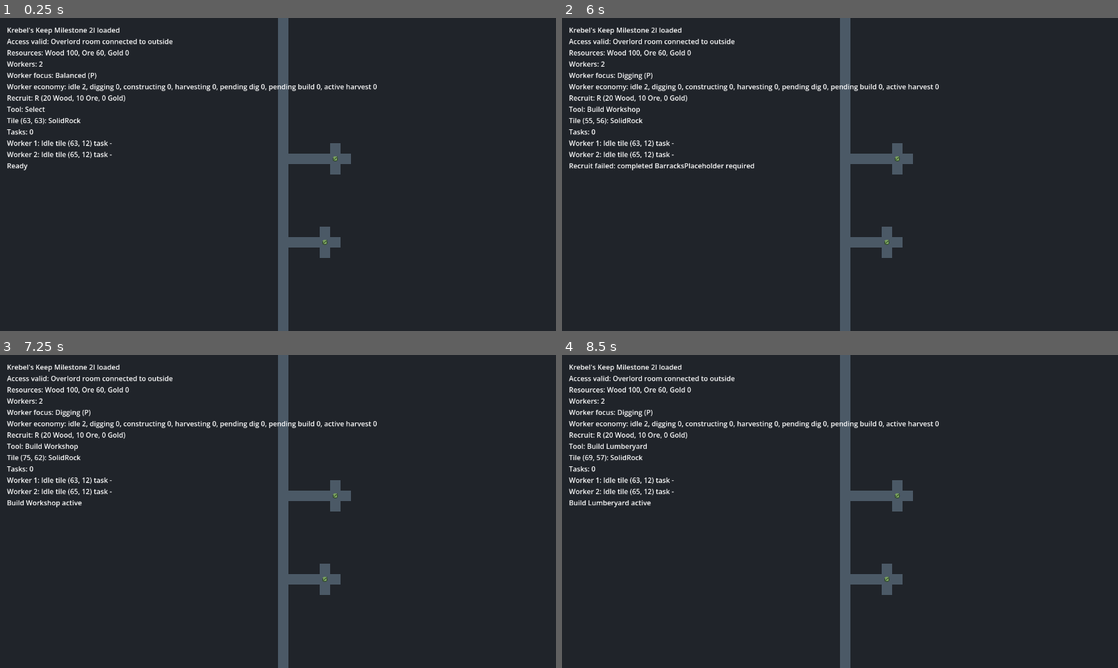
Above: before the commit, frames 1-4 (two rows, left to right).
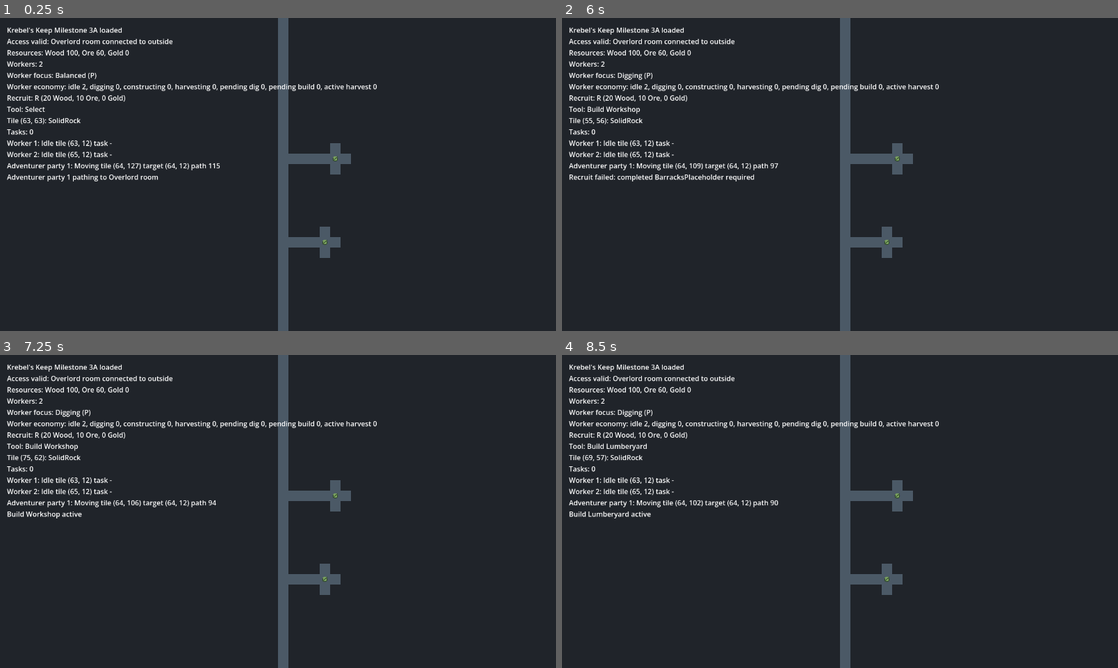
Above: after the commit, the same moments.

Repository: Servovicis/KrebelsKeep
Game: Godot game, scene res://scenes/main/Main.tscn
Same seed, same stepped clock (60 frames per second), same inputs: the game is played once before the commit and once after it.
Inputs (mouse positions are in pixels of both pictures, inside the frame that each line leads up to):
- Up to frame 1 (0.25 s): no input
- Up to frame 2 (6 s): tap Enter at 0.5, 2, 3.5 s; move the mouse to (962, 158) at 0.52 s; tap S (camera_down) at 0.6 s; tap H (tool_build_workshop) at 0.77, 1.52, 3.02, 3.77, 4.52 s; tap Space at 1.25, 2.75, 4.25 s; move the mouse to (728, 190) at 1.27 s; tap A (camera_left) at 1.35 s; move the mouse to (895, 105) at 2.02 s; tap D (camera_right) at 2.1 s; move the mouse to (812, 237) at 2.77 s; tap W (camera_up) at 2.85 s; move the mouse to (1006, 221) at 3.52 s; hold Mouse wheel up (camera_zoom_in) 3.53-4.28 s; move the mouse to (673, 127) at 4.27 s; tap Mouse wheel down (camera_zoom_out) at 4.35 s; move the mouse to (867, 174) at 5.02 s; hold P (cycle_worker_focus) 5.03-5.78 s; move the mouse to (756, 96) at 5.77 s; tap R (recruit_worker) at 5.85 s
- Up to frame 3 (7.25 s): tap H (tool_build_workshop) at 6.02, 6.77 s; move the mouse to (400, 495) at 6.52 s; press the mouse at (400, 495) at 6.53 s
- Up to frame 4 (8.5 s): move the mouse to (728, 527) at 7.27 s; release the mouse at (728, 527) at 7.28 s; tap B (tool_build_barracks) at 7.35 s; tap H (tool_build_workshop) at 7.52 s; move the mouse to (895, 442) at 8.02 s; hold L (tool_build_lumberyard) from 8.03 s (still down)

The runs differ from the first frame. In frame 1, 0.6% of the frame differs, in the area x 1-40%, y 3-53%; in frame 2, 0.8%, in the area x 1-39%, y 3-53%; in frame 3, 0.5%; in frame 4, 0.6%.

Commit message:
feat: add adventurer pathing stub

Diff:
--- /dev/null
+++ b/scripts/core/adventurer_party.gd
@@ -0,0 +1,17 @@
+class_name AdventurerParty
+extends RefCounted
+
+enum PartyState {
+	PATHING,
+	MOVING,
+	REACHED_TARGET,
+	BLOCKED,
+}
+
+var id := 0
+var tile_position := Vector2i.ZERO
+var world_position := Vector2.ZERO
+var target_tile := Vector2i.ZERO
+var path: Array[Vector2i] = []
+var state: PartyState = PartyState.PATHING
+var reached_target := false
--- a/scripts/core/main.gd
+++ b/scripts/core/main.gd
@@ -9,6 +9,7 @@
 const ConstructionTaskScript := preload("res://scripts/core/construction_task.gd")
 const HarvestTaskScript := preload("res://scripts/core/harvest_task.gd")
 const WorkerAgentScript := preload("res://scripts/core/worker_agent.gd")
+const AdventurerPartyScript := preload("res://scripts/core/adventurer_party.gd")
 
 const TILE_SIZE := 32
 const CAMERA_SPEED := 600.0
@@ -41,7 +42,11 @@
 const COLOR_WORKER_HARVESTING := Color("b7d66a")
 const COLOR_WORKER_DEPOSITING := Color("f3a35c")
 const COLOR_WORKER_BLOCKED := Color("d95f5f")
+const COLOR_ADVENTURER_MOVING := Color("f1d15c")
+const COLOR_ADVENTURER_REACHED := Color("e8f0ff")
+const COLOR_ADVENTURER_BLOCKED := Color("d95f5f")
 const WORKER_SPEED_TILES_PER_SECOND := 4.0
+const ADVENTURER_SPEED_TILES_PER_SECOND := 3.0
 const DIG_WORK_REQUIRED := 2.0
 const EMPTY_SOURCE_RETRY_INTERVAL := 1.0
 # Extractors can work nearby permanent sources. Adjacency is optimal because it
@@ -90,6 +95,7 @@
 var dig_tasks: Array[RefCounted] = []
 var construction_tasks: Array[RefCounted] = []
 var harvest_tasks: Array[RefCounted] = []
+var adventurer_parties: Array[RefCounted] = []
 var buildings: Dictionary = {}
 var harvest_buildings: Dictionary = {}
 var next_task_id := 1
@@ -106,9 +112,10 @@
 	access_valid = access_validator.is_overlord_room_connected(dungeon)
 	var access_message := "Access valid: Overlord room connected to outside" if access_valid else "Access invalid: Overlord room disconnected"
 
-	print("Krebel's Keep Milestone 2I loaded")
+	print("Krebel's Keep Milestone 3A loaded")
 	print(access_message)
 	_spawn_workers()
+	_spawn_initial_adventurer_party()
 	_update_debug_label()
 	queue_redraw()
 
@@ -125,6 +132,7 @@
 		camera.position += move_direction * CAMERA_SPEED * delta / camera.zoom.x
 
 	_update_workers(delta)
+	_update_adventurer_parties(delta)
 	dungeon.update_resource_regeneration(delta)
 	_update_harvest_requests()
 	_update_debug_label()
@@ -240,6 +248,18 @@
 		draw_circle(worker.world_position, TILE_SIZE * 0.28, worker_color)
 		draw_circle(worker.world_position, TILE_SIZE * 0.28, Color("0b0f14"), false, 2.0)
 
+	for party in adventurer_parties:
+		var party_color := _get_adventurer_color(party.state)
+		var center: Vector2 = party.world_position
+		var points := PackedVector2Array([
+			center + Vector2(0, -TILE_SIZE * 0.36),
+			center + Vector2(TILE_SIZE * 0.34, 0),
+			center + Vector2(0, TILE_SIZE * 0.36),
+			center + Vector2(-TILE_SIZE * 0.34, 0),
+		])
+		draw_colored_polygon(points, party_color)
+		draw_polyline(PackedVector2Array([points[0], points[1], points[2], points[3], points[0]]), Color("0b0f14"), 2.0)
+
 
 func _draw_resource_source(tile_position: Vector2i, tile_rect: Rect2) -> void:
 	match dungeon.get_resource_node(tile_position):
@@ -307,7 +327,19 @@
 			worker_task_text,
 		])
 
-	debug_label.text = "Krebel's Keep Milestone 2I loaded\n%s\nResources: %s\nWorkers: %d\nWorker focus: %s (P)\nWorker economy: %s\nRecruit: R (%s)\nTool: %s\n%s\nTasks: %s\n%s\n%s" % [
+	var adventurer_lines: Array[String] = []
+	for party in adventurer_parties:
+		adventurer_lines.append("Adventurer party %d: %s tile %s target %s path %d" % [
+			party.id,
+			_get_adventurer_state_name(party.state),
+			str(party.tile_position),
+			str(party.target_tile),
+			party.path.size(),
+		])
+	if adventurer_lines.is_empty():
+		adventurer_lines.append("Adventurer parties: 0")
+
+	debug_label.text = "Krebel's Keep Milestone 3A loaded\n%s\nResources: %s\nWorkers: %d\nWorker focus: %s (P)\nWorker economy: %s\nRecruit: R (%s)\nTool: %s\n%s\nTasks: %s\n%s\n%s\n%s" % [
 		access_message,
 		resource_manager.get_debug_text(),
 		workers.size(),
@@ -318,6 +350,7 @@
 		hover_text,
 		task_counts,
 		"\n".join(worker_lines),
+		"\n".join(adventurer_lines),
 		last_message,
 	]
 
@@ -340,6 +373,127 @@
 	worker.world_position = _tile_center(worker.tile_position)
 	workers.append(worker)
 	return worker
+
+
+func _spawn_initial_adventurer_party() -> void:
+	if not adventurer_parties.is_empty():
+		return
+	if dungeon.entrance_tiles.is_empty():
+		last_message = "Adventurer path blocked: no Entrance tile"
+		print(last_message)
+		return
+
+	var party := AdventurerPartyScript.new()
+	party.id = 1
+	party.tile_position = dungeon.entrance_tiles[0]
+	party.world_position = _tile_center(party.tile_position)
+	party.target_tile = _find_adventurer_target_tile(party.tile_position)
+	adventurer_parties.append(party)
+	_plan_adventurer_path(party)
+
+
+func _find_adventurer_target_tile(start_tile: Vector2i) -> Vector2i:
+	var center := Vector2i(
+		dungeon.overlord_room.position.x + int(dungeon.overlord_room.size.x / 2),
+		dungeon.overlord_room.position.y + int(dungeon.overlord_room.size.y / 2)
+	)
+	if pathfinder.is_passable_tile(center):
+		if center == start_tile or not pathfinder.find_cardinal_path(start_tile, center).is_empty():
+			return center
+
+	var best_tile := Vector2i(-1, -1)
+	var best_path_length: int = dungeon.size.x * dungeon.size.y + 1
+	for y in range(dungeon.overlord_room.position.y, dungeon.overlord_room.end.y):
+		for x in range(dungeon.overlord_room.position.x, dungeon.overlord_room.end.x):
+			var candidate := Vector2i(x, y)
+			if not pathfinder.is_passable_tile(candidate):
+				continue
+			if candidate == start_tile:
+				return candidate
+			var candidate_path: Array[Vector2i] = pathfinder.find_cardinal_path(start_tile, candidate)
+			if candidate_path.is_empty():
+				continue
+			if candidate_path.size() < best_path_length:
+				best_tile = candidate
+				best_path_length = candidate_path.size()
+
+	return best_tile
+
+
+func _plan_adventurer_path(party: RefCounted) -> void:
+	if not dungeon.is_in_bounds(party.target_tile):
+		party.path.clear()
+		party.state = AdventurerPartyScript.PartyState.BLOCKED
+		last_message = "Adventurer path blocked: no route to Overlord room"
+		print(last_message)
+		return
+
+	if party.tile_position == party.target_tile:
+		_mark_adventurer_reached_target(party)
+		return
+
+	party.path = pathfinder.find_cardinal_path(party.tile_position, party.target_tile)
+	if party.path.is_empty():
+		party.state = AdventurerPartyScript.PartyState.BLOCKED
+		last_message = "Adventurer path blocked: no route to Overlord room"
+		print(last_message)
+		return
+
+	party.state = AdventurerPartyScript.PartyState.MOVING
+	last_message = "Adventurer party %d pathing to Overlord room" % party.id
+	print(last_message)
+
+
+func _replan_adventurer_path(party: RefCounted) -> void:
+	party.path.clear()
+	party.world_position = _tile_center(party.tile_position)
+	party.target_tile = _find_adventurer_target_tile(party.tile_position)
+	_plan_adventurer_path(party)
+
+
+func _update_adventurer_parties(delta: float) -> void:
+	for party in adventurer_parties:
+		if party.reached_target:
+			continue
+		if party.state == AdventurerPartyScript.PartyState.BLOCKED:
+			continue
+		_update_adventurer_movement(party, delta)
+
+
+func _update_adventurer_movement(party: RefCounted, delta: float) -> void:
+	if party.path.is_empty():
+		if dungeon.is_overlord_room(party.tile_position) or party.tile_position == party.target_tile:
+			_mark_adventurer_reached_target(party)
+		else:
+			_plan_adventurer_path(party)
+		return
+
+	var next_tile: Vector2i = party.path[0]
+	if not pathfinder.is_passable_tile(next_tile):
+		_replan_adventurer_path(party)
+		queue_redraw()
+		return
+
+	var next_position := _tile_center(next_tile)
+	var max_distance := ADVENTURER_SPEED_TILES_PER_SECOND * TILE_SIZE * delta
+	party.world_position = party.world_position.move_toward(next_position, max_distance)
+
+	if party.world_position.is_equal_approx(next_position):
+		party.tile_position = next_tile
+		party.path.remove_at(0)
+		if dungeon.is_overlord_room(party.tile_position) or party.tile_position == party.target_tile:
+			_mark_adventurer_reached_target(party)
+
+	queue_redraw()
+
+
+func _mark_adventurer_reached_target(party: RefCounted) -> void:
+	party.reached_target = true
+	party.path.clear()
+	party.state = AdventurerPartyScript.PartyState.REACHED_TARGET
+	last_message = "Adventurer party reached the Overlord room"
+	print(last_message)
+	queue_redraw()
 
 
 func _try_recruit_worker() -> void:
@@ -1220,6 +1374,16 @@
 			return Color.MAGENTA
 
 
+func _get_adventurer_color(state: int) -> Color:
+	match state:
+		AdventurerPartyScript.PartyState.REACHED_TARGET:
+			return COLOR_ADVENTURER_REACHED
+		AdventurerPartyScript.PartyState.BLOCKED:
+			return COLOR_ADVENTURER_BLOCKED
+		_:
+			return COLOR_ADVENTURER_MOVING
+
+
 func _get_dig_task_color(task: RefCounted) -> Color:
 	if task.status == DigTaskScript.TaskStatus.ASSIGNED or task.status == DigTaskScript.TaskStatus.IN_PROGRESS:
 		return COLOR_DIG_TASK_ASSIGNED
@@ -1257,6 +1421,20 @@
 			return "Unknown"
 
 
+func _get_adventurer_state_name(state: int) -> String:
+	match state:
+		AdventurerPartyScript.PartyState.PATHING:
+			return "Pathing"
+		AdventurerPartyScript.PartyState.MOVING:
+			return "Moving"
+		AdventurerPartyScript.PartyState.REACHED_TARGET:
+			return "ReachedTarget"
+		AdventurerPartyScript.PartyState.BLOCKED:
+			return "Blocked"
+		_:
+			return "Unknown"
+
+
 func _get_task_status_name(status: int) -> String:
 	match status:
 		DigTaskScript.TaskStatus.PENDING:
Not shown, added: scripts/core/adventurer_party.gd.uid
Not shown, changed: README.md
